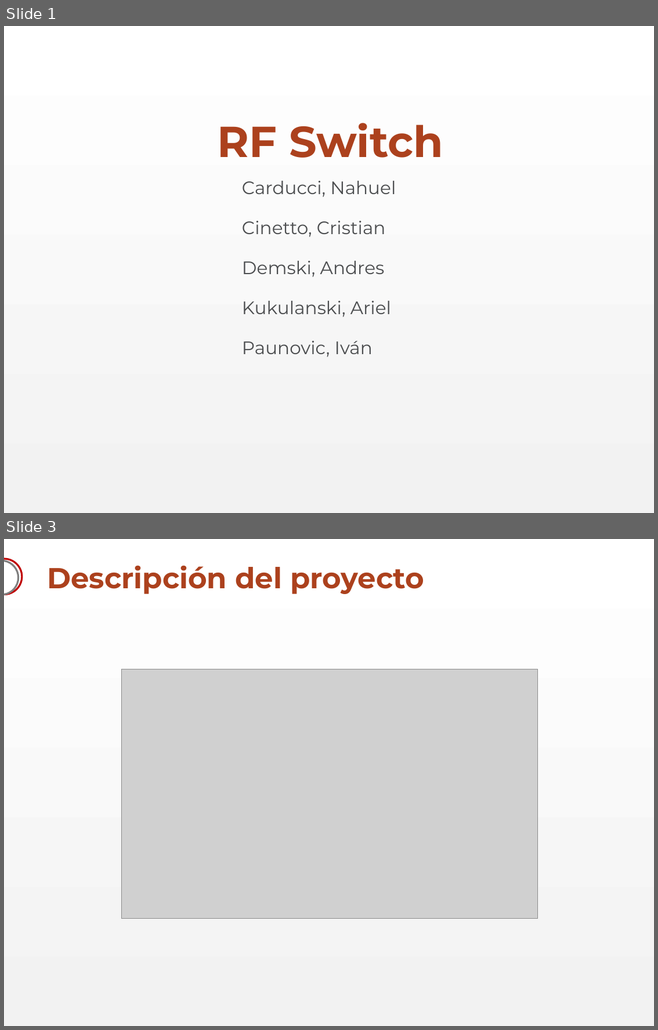
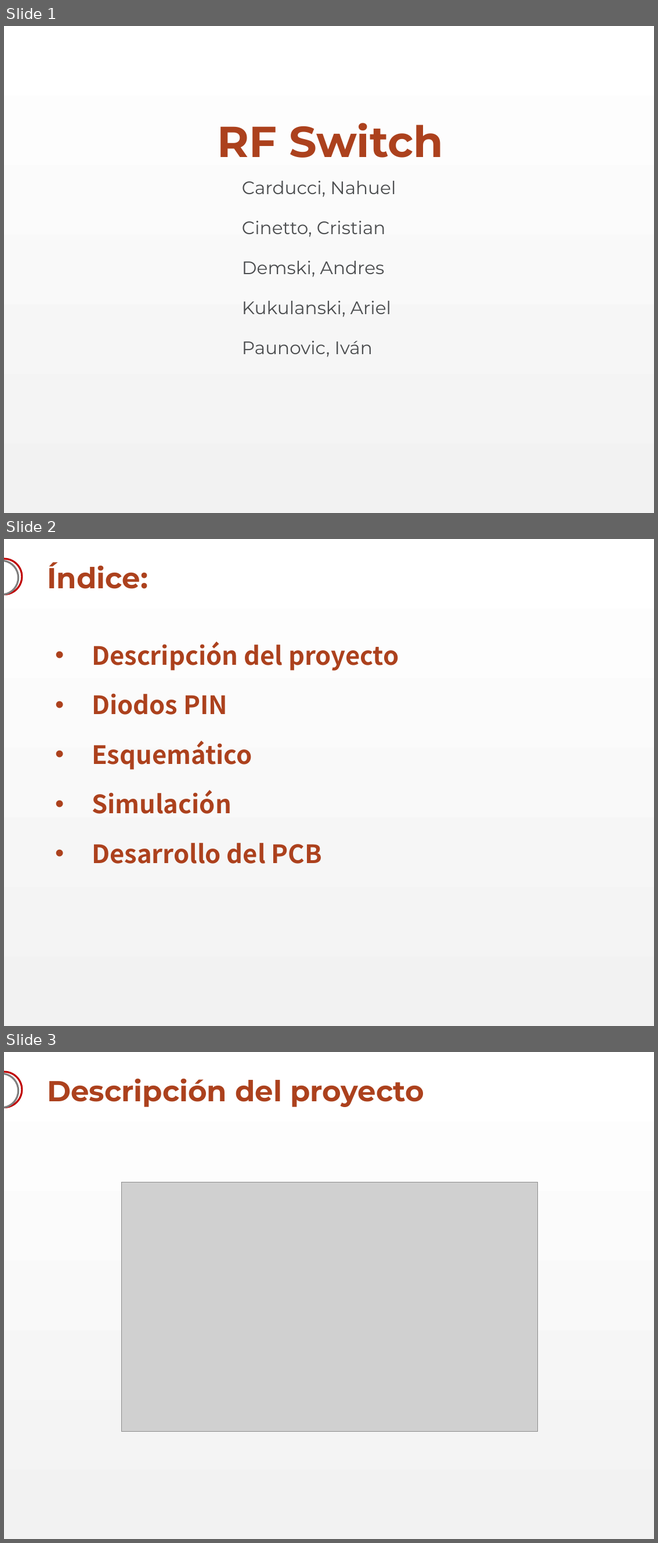
Before and after one commit to akukulanski/RF_Switch_3GHz, a slide deck: Presentación/RF Switch.pptx. Shown one above the other, each under a label of ours: slides 1 and 3 before the commit, slides 1, 2 and 3 after it; the slides between them are not shown. The pictures are 658x1030 and 658x1543 pixels, drawn with LibreOffice and Linux fonts; fonts in the diff are those of the drawing; grey boxes stand for pictures; background and template pictures are left out. Boxes give left, top, right and bottom in pixels: in the first picture for what was removed or moved away, otherwise in the second. Text is boxed around its words. In the diff, an @@ line names an element or a change of style, - is before the commit and + after.

```diff
--- a/Presentación/RF Switch.pptx
+++ b/Presentación/RF Switch.pptx
@@ slide 2 added at (4, 539, 654, 1026), background #FFFFFF; not listed: 3 template elements that a slide beside it also shows @@
@@ title added at (47, 562, 148, 589), 32 pt, text #AC411D, bold @@
+Índice:
@@ text added at (92, 642, 398, 864), 28 pt, text #AC411D, bold @@
+• Descripción del proyecto
+• Diodos PIN
+• Esquemático
+• Simulación
+• Desarrollo del PCB
```
Also in this commit, not shown: 4 slides changed, 1 other slide added, 1 slide removed.
